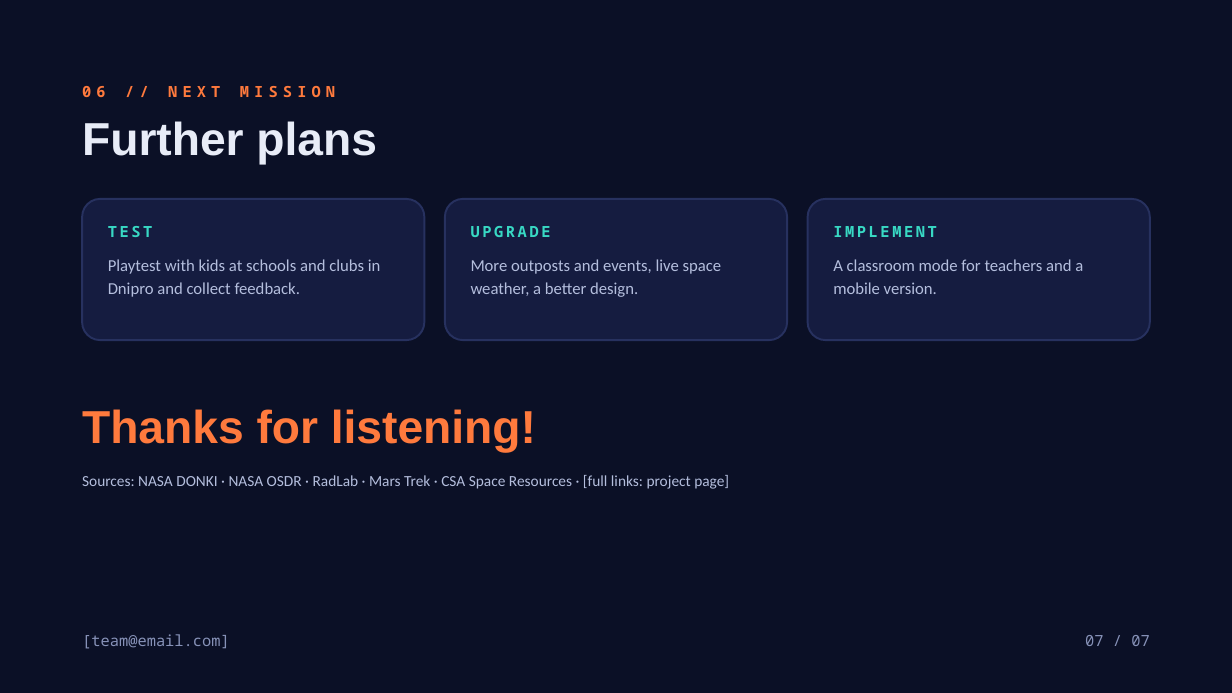
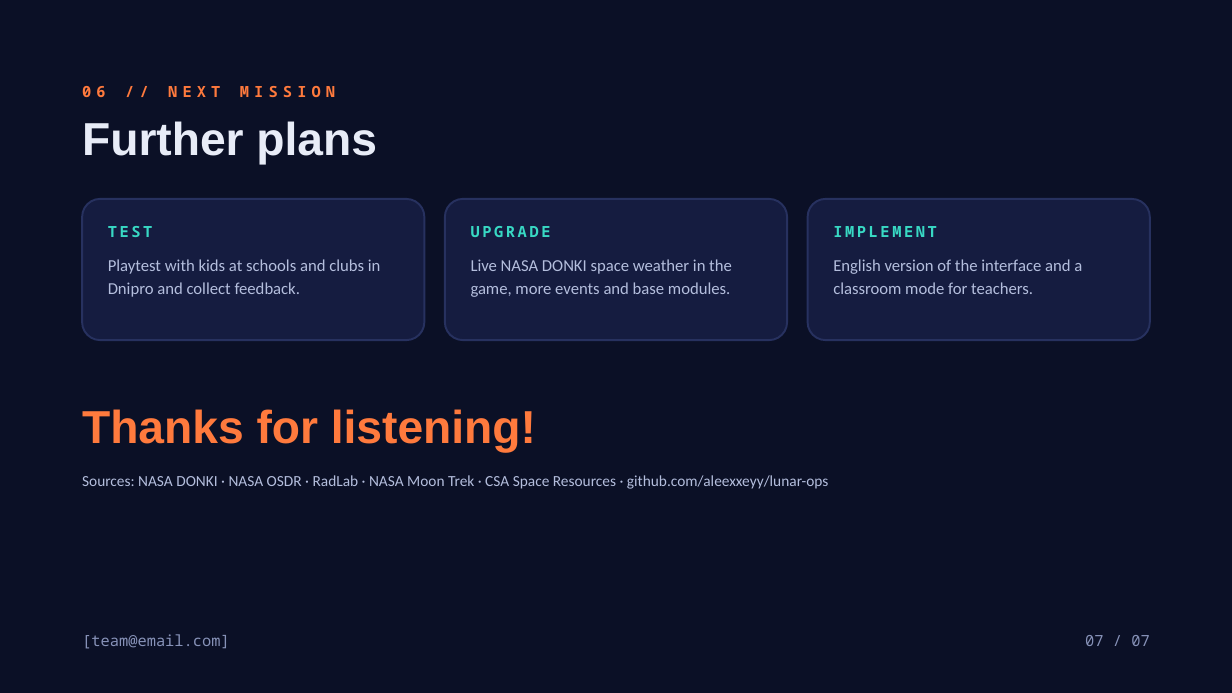
Before and after one commit to aleexxeyy/lunar-ops, a slide deck: slide 7 of Презентация/LunarOps_SpaceApps_Dnipro_2026.pptx. Drawn at 1232x693 pixels with LibreOffice and Linux fonts; fonts in the diff are those of the drawing; background and template pictures are left out. Boxes give left, top, right and bottom in pixels: in the first picture for what was removed or moved away, otherwise in the second. Text is boxed around its words. In the diff, an @@ line names an element or a change of style, - is before the commit and + after.

```diff
--- a/Презентация/LunarOps_SpaceApps_Dnipro_2026.pptx
+++ b/Презентация/LunarOps_SpaceApps_Dnipro_2026.pptx
@@ text at bbox=[471, 259, 732, 297]: text changed @@
-More outposts and events, live space weather, a better design.
+Live NASA DONKI space weather in the game, more events and base modules.
@@ text at bbox=[833, 259, 1082, 294]: text changed @@
-A classroom mode for teachers and a mobile version.
+English version of the interface and a classroom mode for teachers.
@@ text at bbox=[82, 475, 829, 489]: text changed @@
-Sources: NASA DONKI · NASA OSDR · RadLab · Mars Trek · CSA Space Resources · [full links: project page]
+Sources: NASA DONKI · NASA OSDR · RadLab · NASA Moon Trek · CSA Space Resources · github.com/aleexxeyy/lunar-ops
```
Also in this commit, not shown: 4 other slides changed, 1 slide added, 1 slide removed, 31 other files.
